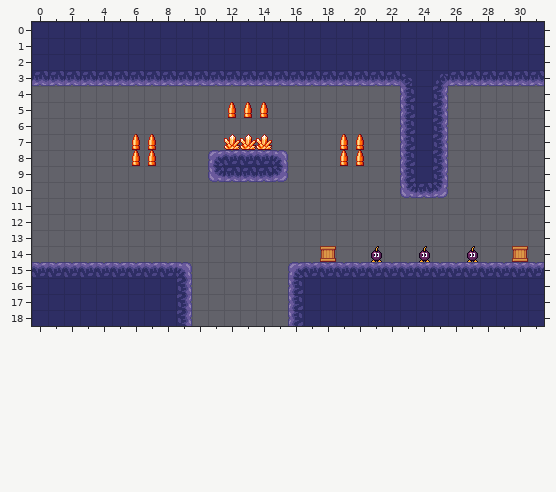
An edit to a level. Tiled map, core/assets/levels/level4-b.tmx. Above is the file before it was changed.
Cells are 16x16 px. Shown: x 0..31, y 0..18.
The same view after the edit:
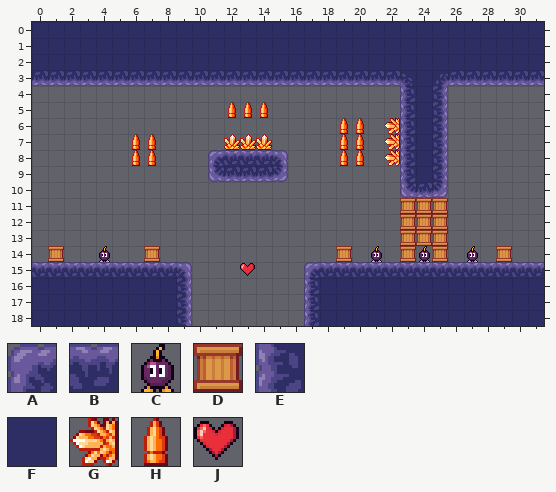
Key: from "tilemap": A 0, B 1, C 5, D 6, E 16, F 17, G 35 turned 270, H 36, J 40.
_ is an empty cell.
Tiles replaced or removed in this view: A, B, D, E, F.
What changed:
Changed rows in their new state; . is an unchanged cell.
Layer "Tilelaag 1":
first column x 1:
 6 ..................HH.G........
 7 .....................G........
 8 .....................G........
11 ......................DDD.....
12 ......................DDD.....
13 ......................DDD.....
14 D..C..D.........._D...D.D...D_
15 ............J.._A.............
16 ..............._E.............
17 ..............._E.............
18 ..............._E.............
